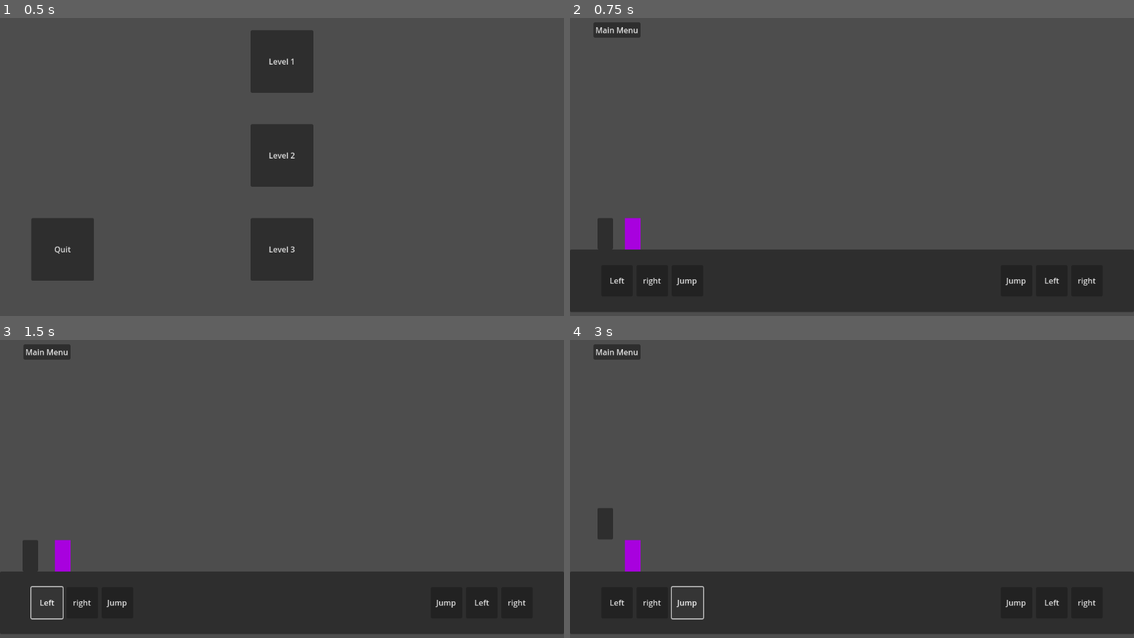
Above: before the commit, frames 1-4 (two rows, left to right).
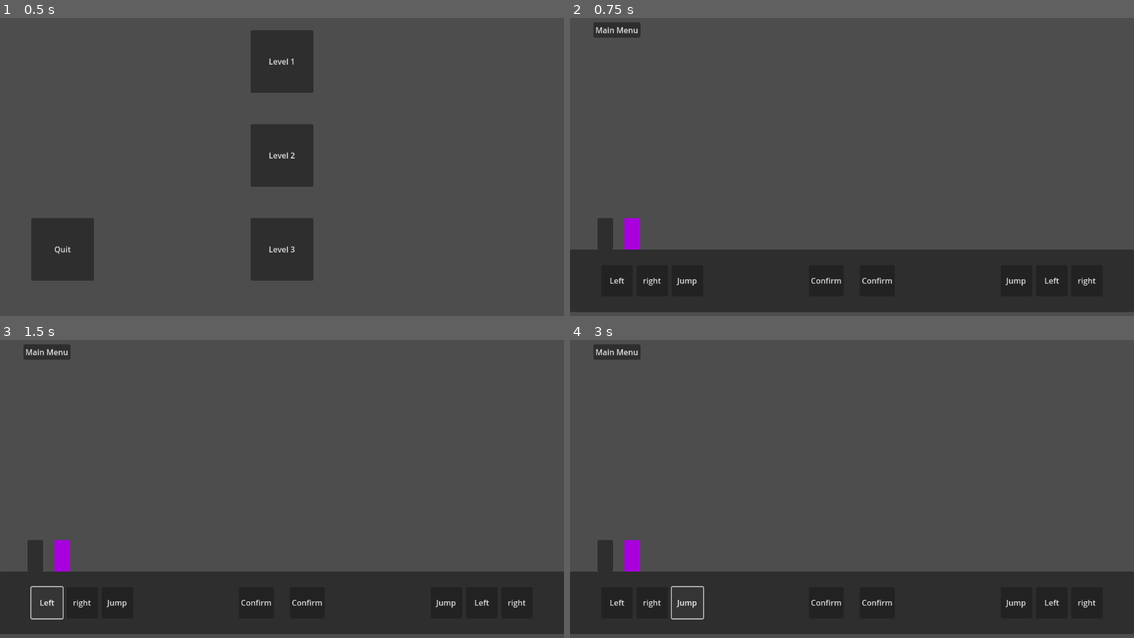
Above: after the commit, the same moments.

Repository: wasoKewi/Tool-Assisted-Sprint
Game: Godot game, scene res://Levels/Main Menu.tscn
The game is run twice, just before and just after one commit, with the same random seed, the same clock (stepped at 60 frames per second) and the same inputs.
Inputs:
- Up to frame 1 (0.5 s): no input
- Up to frame 2 (0.75 s): click "Level 1" at 0.5 s
- Up to frame 3 (1.5 s): click "Left" at 1.25 s
- Up to frame 4 (3 s): click "right" at 2 s; click "Jump" at 2.75 s

Frame 1 is identical in both runs. In frame 2, 0.1% of the frame differs, in the area x 42-58%, y 87-90%; in frame 3, 0.3%; in frame 4, 0.7%, in the area x 4-58%, y 56-90%.
Error after the commit: Invalid operands 'Nil' and 'int' in operator '+'. (res://Misc)

Commit message:
Button Stop
Have it disable the buttons when confirmed, dissalow new button press after confirm, make it wait, reenable.

Diff:
--- a/CharacterBody2D.gd
+++ b/CharacterBody2D.gd
@@ -9,21 +9,20 @@
 
 
 func _physics_process(delta):
-	# Add the gravity.
-	if not is_on_floor():
-		velocity.y += gravity * delta
+	if get_node("../../UI").fullconf:
+		if not is_on_floor():
+			velocity.y += gravity * delta
 
-	# Handle jump.
-	if get_node("../../UI").jump2 and is_on_floor():
-		velocity.y = JUMP_VELOCITY
+		# Handle jump.
+		if get_node("../../UI").jump2 and is_on_floor():
+			velocity.y = JUMP_VELOCITY
 
-	# Get the input direction and handle the movement/deceleration.
-	# As good practice, you should replace UI actions with custom gameplay actions.
-	var direction = get_node("../../UI").xdir2
+		var direction = get_node("../../UI").xdir2
 
-	if direction:
-		velocity.x = direction * SPEED
-	else:
-		velocity.x = move_toward(velocity.x, 0, SPEED)
+		if direction:
+			velocity.x = direction * SPEED
+		else:
+			velocity.x = move_toward(velocity.x, 0, SPEED)
 
+		get_node("../../UI").turndone = true
 	move_and_slide()
--- a/Misc Stuff/MovementButtons.gd
+++ b/Misc Stuff/MovementButtons.gd
@@ -6,14 +6,27 @@
 var jump1 = false
 var jump2 = false
 
-func _on_right_p_1_button_up():
-	xdir1 = 0
+var conf1 = false
+var conf2 = false
+var fullconf = false
 
-func _on_left_p_1_button_up():
-	xdir1 = 0
+var turndone = false
 
-func _on_jump_p_1_button_up():
-	jump1 = false
+var framecount
+var framelength = 10
+
+func _process(delta):
+	framecount+=1
+
+
+	if conf1 and conf2:
+		fullconf = true
+
+
+	if turndone:
+		if framecount >= framelength:
+			fullconf = false
+			turndone = false
 
 
 func _on_left_p_1_button_down():
@@ -25,15 +38,8 @@
 func _on_jump_p_1_button_down():
 	jump1 = true
 
-
-func _on_left_p_2_button_up():
-	xdir2 = 0
-
-func _on_right_p_2_button_up():
-	xdir2 = 0
-
-func _on_jump_p_2_button_up():
-	jump2 = false
+func _on_confirm_p_1_button_down():
+	conf1 = true
 
 
 func _on_left_p_2_button_down():
@@ -45,6 +51,11 @@
 func _on_jump_p_2_button_down():
 	jump2 = true
 
+func _on_confirm_p_2_button_down():
+	conf2 = true
+
+
+
 
 func _on_menu_pressed():
 	get_tree().change_scene_to_file("res://Levels/Main Menu.tscn")
--- a/Misc Stuff/MovementButtons.tscn
+++ b/Misc Stuff/MovementButtons.tscn
@@ -38,6 +38,13 @@
 text = "Jump
 "
 
+[node name="ConfirmP1" type="Button" parent="AspectRatioContainer/P1"]
+offset_left = 488.0
+offset_top = 544.0
+offset_right = 559.0
+offset_bottom = 608.0
+text = "Confirm"
+
 [node name="P2" type="Node" parent="AspectRatioContainer"]
 
 [node name="LeftP2" type="Button" parent="AspectRatioContainer/P2"]
@@ -62,6 +69,13 @@
 text = "Jump
 "
 
+[node name="ConfirmP2" type="Button" parent="AspectRatioContainer/P2"]
+offset_left = 592.0
+offset_top = 544.0
+offset_right = 663.0
+offset_bottom = 608.0
+text = "Confirm"
+
 [node name="Misc" type="Node" parent="AspectRatioContainer"]
 
 [node name="Menu" type="Button" parent="AspectRatioContainer/Misc"]
@@ -77,10 +91,13 @@
 [connection signal="button_up" from="AspectRatioContainer/P1/RightP1" to="." method="_on_right_p_1_button_up"]
 [connection signal="button_down" from="AspectRatioContainer/P1/JumpP1" to="." method="_on_jump_p_1_button_down"]
 [connection signal="button_up" from="AspectRatioContainer/P1/JumpP1" to="." method="_on_jump_p_1_button_up"]
+[connection signal="button_down" from="AspectRatioContainer/P1/ConfirmP1" to="." method="_on_confirm_p_1_button_down"]
+[connection signal="button_up" from="AspectRatioContainer/P1/ConfirmP1" to="." method="_on_confirm_p_1_button_up"]
 [connection signal="button_down" from="AspectRatioContainer/P2/LeftP2" to="." method="_on_left_p_2_button_down"]
 [connection signal="button_up" from="AspectRatioContainer/P2/LeftP2" to="." method="_on_left_p_2_button_up"]
 [connection signal="button_down" from="AspectRatioContainer/P2/RightP2" to="." method="_on_right_p_2_button_down"]
 [connection signal="button_up" from="AspectRatioContainer/P2/RightP2" to="." method="_on_right_p_2_button_up"]
 [connection signal="button_down" from="AspectRatioContainer/P2/JumpP2" to="." method="_on_jump_p_2_button_down"]
 [connection signal="button_up" from="AspectRatioContainer/P2/JumpP2" to="." method="_on_jump_p_2_button_up"]
+[connection signal="button_down" from="AspectRatioContainer/P2/ConfirmP2" to="." method="_on_confirm_p_2_button_down"]
 [connection signal="pressed" from="AspectRatioContainer/Misc/Menu" to="." method="_on_menu_pressed"]
--- a/Player/Player.gd
+++ b/Player/Player.gd
@@ -9,23 +9,22 @@
 
 
 func _physics_process(delta):
-	# Add the gravity.
-	if not is_on_floor():
-		velocity.y += gravity * delta
+	if get_node("../../UI").fullconf:
+		if not is_on_floor():
+			velocity.y += gravity * delta
 
-	# Handle jump.
-	if get_node("../../UI").jump1 and is_on_floor():
-		velocity.y = JUMP_VELOCITY
+		# Handle jump.
+		if get_node("../../UI").jump1 and is_on_floor():
+			velocity.y = JUMP_VELOCITY
 
-	# Get the input direction and handle the movement/deceleration.
-	# As good practice, you should replace UI actions with custom gameplay actions.
-	var direction = get_node("../../UI").xdir1
+		var direction = get_node("../../UI").xdir1
 
-	if direction:
-		velocity.x = direction * SPEED
-	else:
-		velocity.x = move_toward(velocity.x, 0, SPEED)
+		if direction:
+			velocity.x = direction * SPEED
+		else:
+			velocity.x = move_toward(velocity.x, 0, SPEED)
 
+		get_node("../../UI").turndone = true
 
 
 	move_and_slide()
